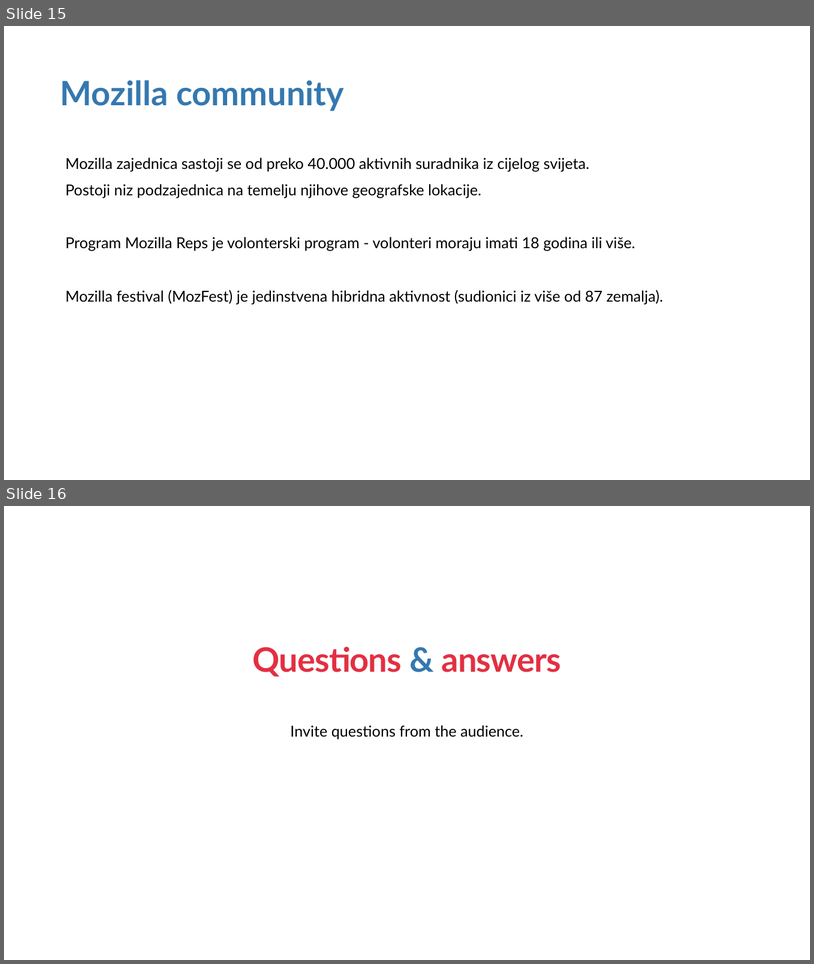
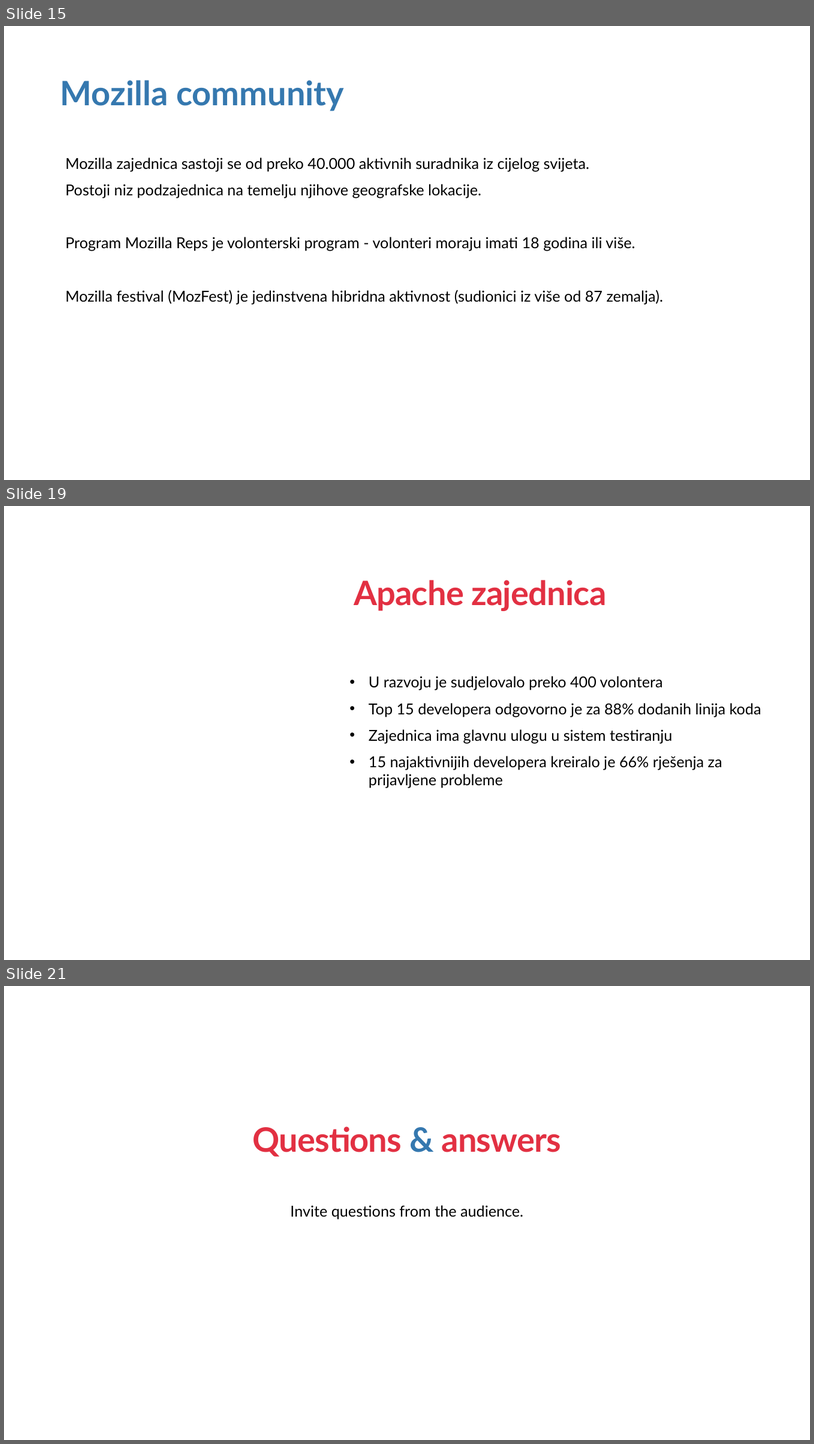
Before and after one commit to CvetkovskiIvor/ProgramskoInzenjerstvoSeminar, a slide deck: Open Source Prezentacija.pptx. Shown one above the other, each under a label of ours: slides 15 and 16 before the commit, slides 15, 19 and 21 after it; the slides between them are not shown. The pictures are 814x964 and 814x1444 pixels, drawn with LibreOffice and Linux fonts; fonts in the diff are those of the drawing; background and template pictures are left out. Boxes give left, top, right and bottom in pixels: in the first picture for what was removed or moved away, otherwise in the second. Text is boxed around its words. In the diff, an @@ line names an element or a change of style, - is before the commit and + after.

```diff
--- a/Open Source Prezentacija.pptx
+++ b/Open Source Prezentacija.pptx
@@ slide 19 added at [4, 506, 810, 960], background #FFFFFF @@
@@ title added at [354, 580, 606, 611], 40 pt, text #E23042, bold @@
+Apache zajednica
@@ text added at [369, 676, 762, 788], 18 pt, text #000000 @@
+• U razvoju je sudjelovalo preko 400 volontera
+• Top 15 developera odgovorno je za 88% dodanih linija koda
+• Zajednica ima glavnu ulogu u sistem testiranju
+• 15 najaktivnijih developera kreiralo je 66% rješenja za prijavljene probleme
@@ what was slide 16 is now slide 21 @@
```
Also in this commit, not shown: 1 slide changed, 4 other slides added.
